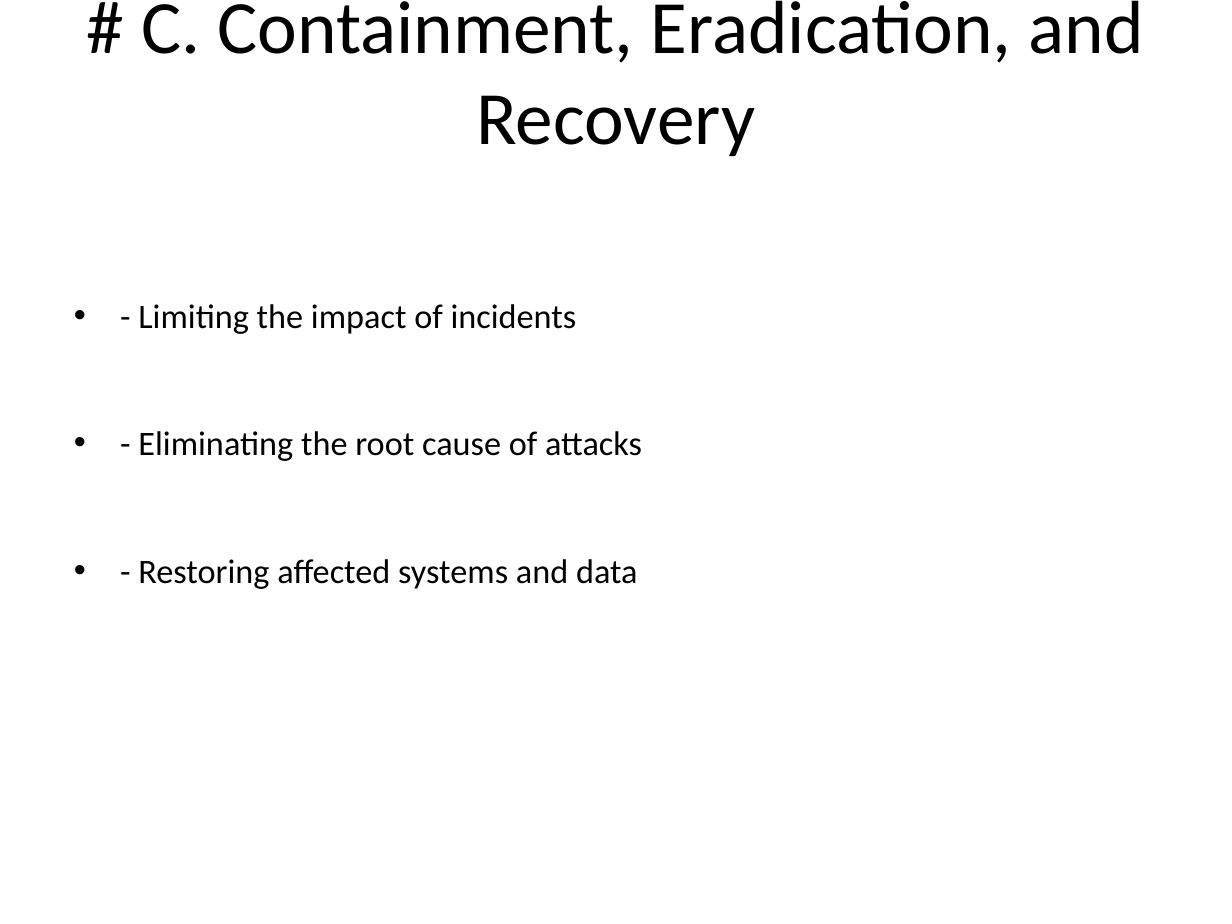
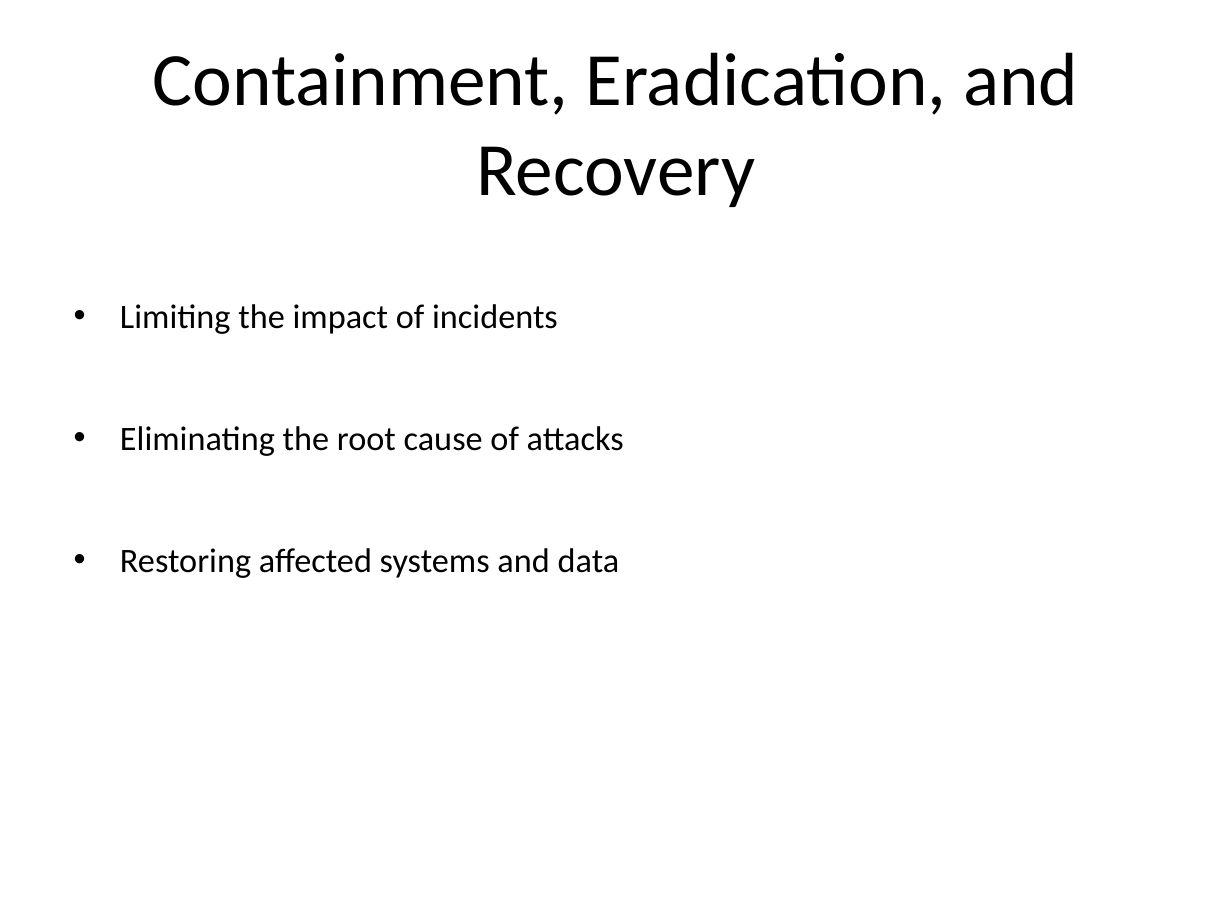
Before and after one commit to tal-training/secure-development, a slide deck: slide 28 of Day1/Introduction to Information Security/0-Introduction-to-Information-Security.md.pptx. Drawn at 1232x924 pixels with LibreOffice and Linux fonts; fonts in the diff are those of the drawing. Boxes give left, top, right and bottom in pixels: in the first picture for what was removed or moved away, otherwise in the second. Text is boxed around its words. In the diff, an @@ line names an element or a change of style, - is before the commit and + after.

```diff
--- a/Day1/Introduction to Information Security/0-Introduction-to-Information-Security.md.pptx
+++ b/Day1/Introduction to Information Security/0-Introduction-to-Information-Security.md.pptx
@@ title at (152, 52, 1078, 207): text changed @@
-# C. Containment, Eradication, and Recovery
+Containment, Eradication, and Recovery
@@ text at (120, 304, 624, 578): text changed @@
-• - Limiting the impact of incidents
-• - Eliminating the root cause of attacks
-• - Restoring affected systems and data
+• Limiting the impact of incidents
+• Eliminating the root cause of attacks
+• Restoring affected systems and data
```
Also in this commit, not shown: 28 other slides changed, 6 other files.
